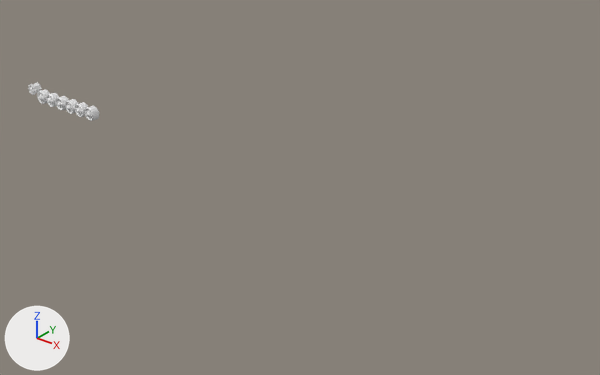
Before and after pictures for a commit that changed the Blender file BlenderProjects/T-90.blend.
Before and after are seen from a camera (50 mm lens) standing at (73.6, -52.8, 32.6) and looking at (30.4, 1.1, -0.8). The lights are fixed; the arrows at lower left show +X, +Y and +Z.

Objects in the first picture: 'Wheel.001'.
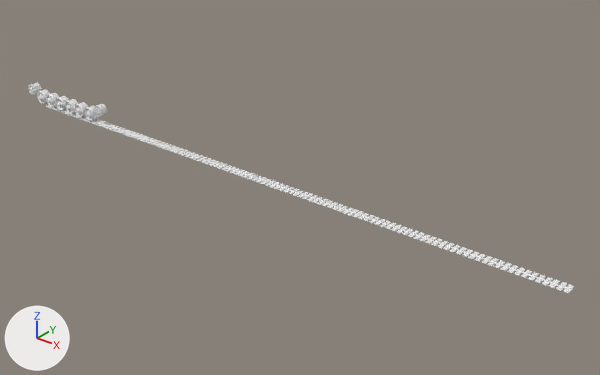
Changed parts and their boxes (x1, y1, x2, y2) in the pictures (600 x 375 px):
'Kettenglied', added: after (46, 105, 574, 294)
'Cylinder.001', added: after (94, 104, 107, 116)

The change, as a list of edits to the scene's bpy script:
```text
Add me_cylinder_004:
    me_cylinder_004.from_pydata(...)  # 624 vertices, 610 faces; spans x -1.0..1.0, y -1.0..1.0, z -1.11..1.11
    me_cylinder_004.polygons.foreach_set('use_smooth', [True] * 610)
Add me_cube:
    me_cube.from_pydata(...)  # 120 vertices, 118 faces; spans x -1.44..1.44, y -1.0..1.0, z -3.27..5.02
    me_cube.polygons.foreach_set('use_smooth', [True] * 118)
Add ob_cylinder_001:
    ob_cylinder_001 = bpy.data.objects.new('Cylinder.001', me_cylinder_004)
    ob_cylinder_001.location = (5.74, -1.6, 1.76)
    ob_cylinder_001.rotation_euler = (1.571, 0.0, 0.0)  # degrees (90, 0, 0)
    ob_cylinder_001.scale = (0.572, 0.572, 0.395)
    _m = ob_cylinder_001.modifiers.new('Subsurf', 'SUBSURF')
    _m.levels = 3
Add ob_kettenglied:
    ob_kettenglied = bpy.data.objects.new('Kettenglied', me_cube)
    ob_kettenglied.location = (-3.11, -1.6, 0.22)
    ob_kettenglied.scale = (0.19, 0.589, 0.0286)
    _m = ob_kettenglied.modifiers.new('Subsurf', 'SUBSURF')
    _m = ob_kettenglied.modifiers.new('Array', 'ARRAY')
    _m.count = 113
    _m.constant_offset_displace = (0.0, 0.0, 0.0)
    _m.relative_offset_displace = (0.98, 0.0, 0.0)
```
